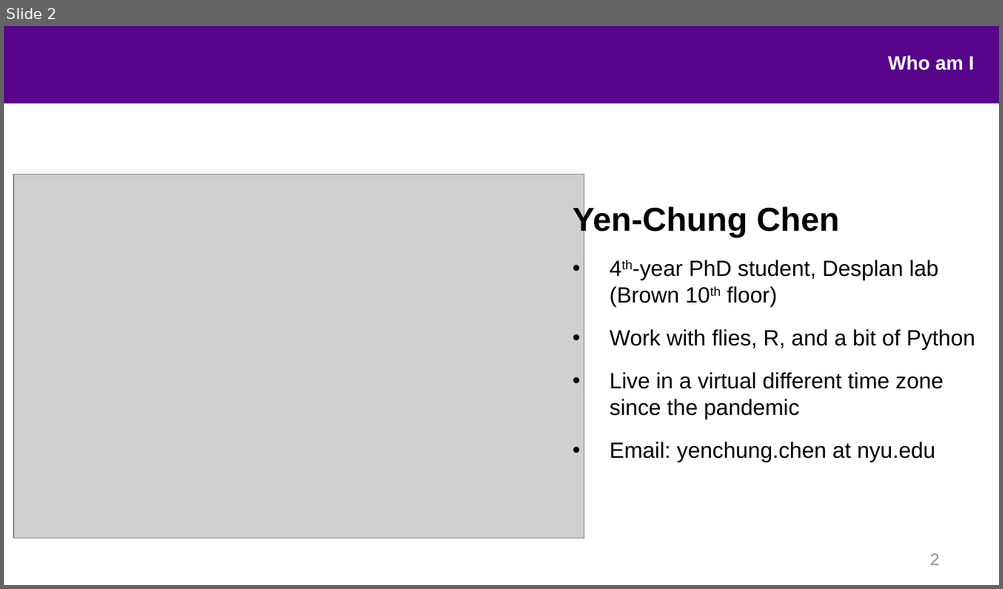
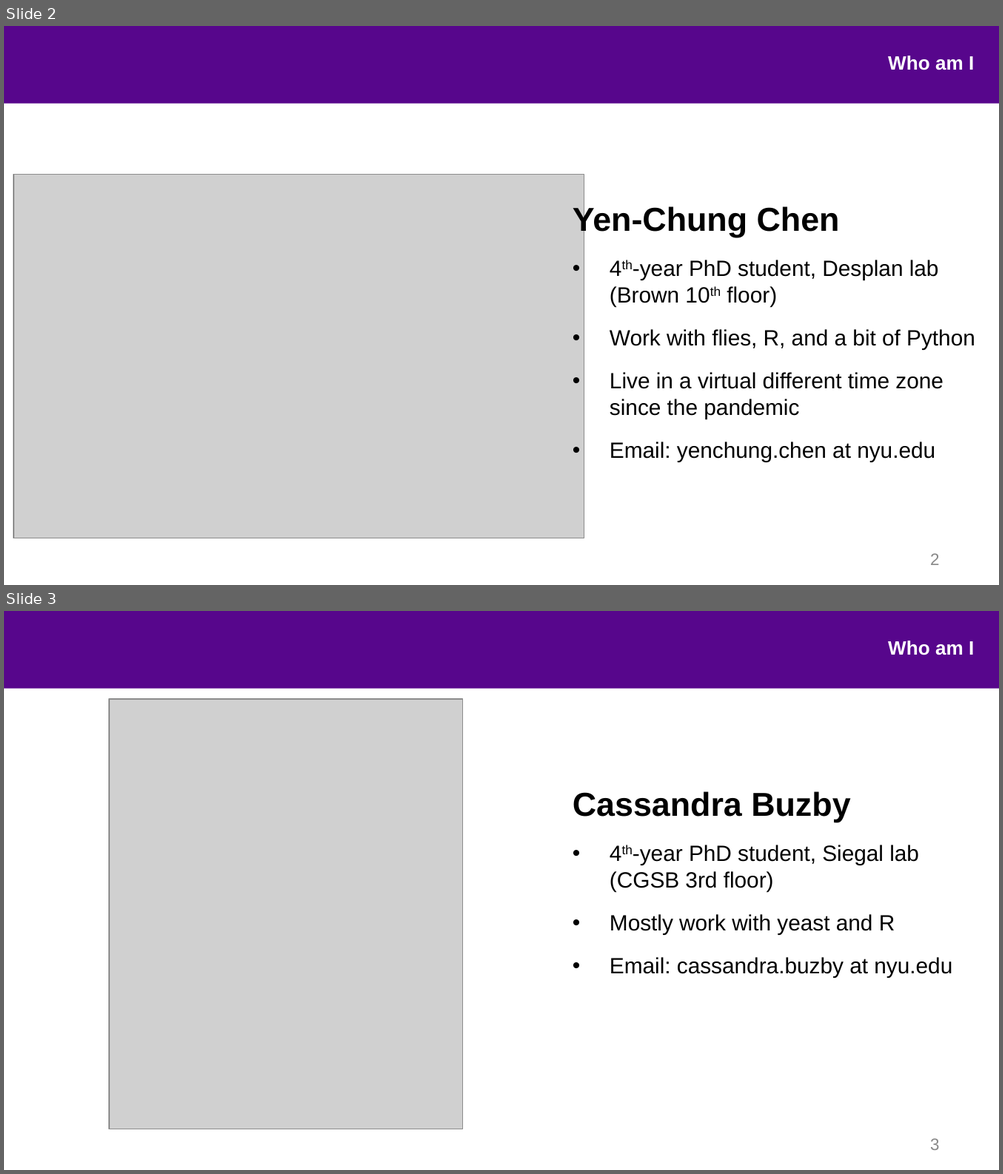
Before and after one commit to nyusurp/nyusurp.github.io, a slide deck: slide/session_1_environment.ppt. Shown one above the other, each under a label of ours: slide 2 before the commit, slides 2 and 3 after it. The pictures are 1003x589 and 1003x1174 pixels, drawn with LibreOffice and Linux fonts; fonts in the diff are those of the drawing; grey boxes stand for pictures; background and template pictures are left out. Boxes give left, top, right and bottom in pixels: in the first picture for what was removed or moved away, otherwise in the second. Text is boxed around its words. In the diff, an @@ line names an element or a change of style, - is before the commit and + after.

```diff
--- a/slide/session_1_environment.ppt
+++ b/slide/session_1_environment.ppt
@@ slide 3 added at (4,611,999,1170), background #FFFFFF; not listed: 1 template element that a slide beside it also shows @@
@@ text added at (888,641,973,655), 14 pt, text #FFFFFF, bold @@
+Who am I
@@ picture added at (109,700,464,1130) @@
@@ text added at (572,792,952,978), 16 pt, text #000000 @@
+Cassandra Buzby
+• 4th-year PhD student, Siegal lab (CGSB 3rd floor)
+• Mostly work with yeast and R
+• Email: cassandra.buzby at nyu.edu
@@ page number added at (930,1139,939,1150), 12 pt, text #898989 @@
+3
```
Also in this commit, not shown: 2 other slides added, 2 slides removed, 2 other files.
